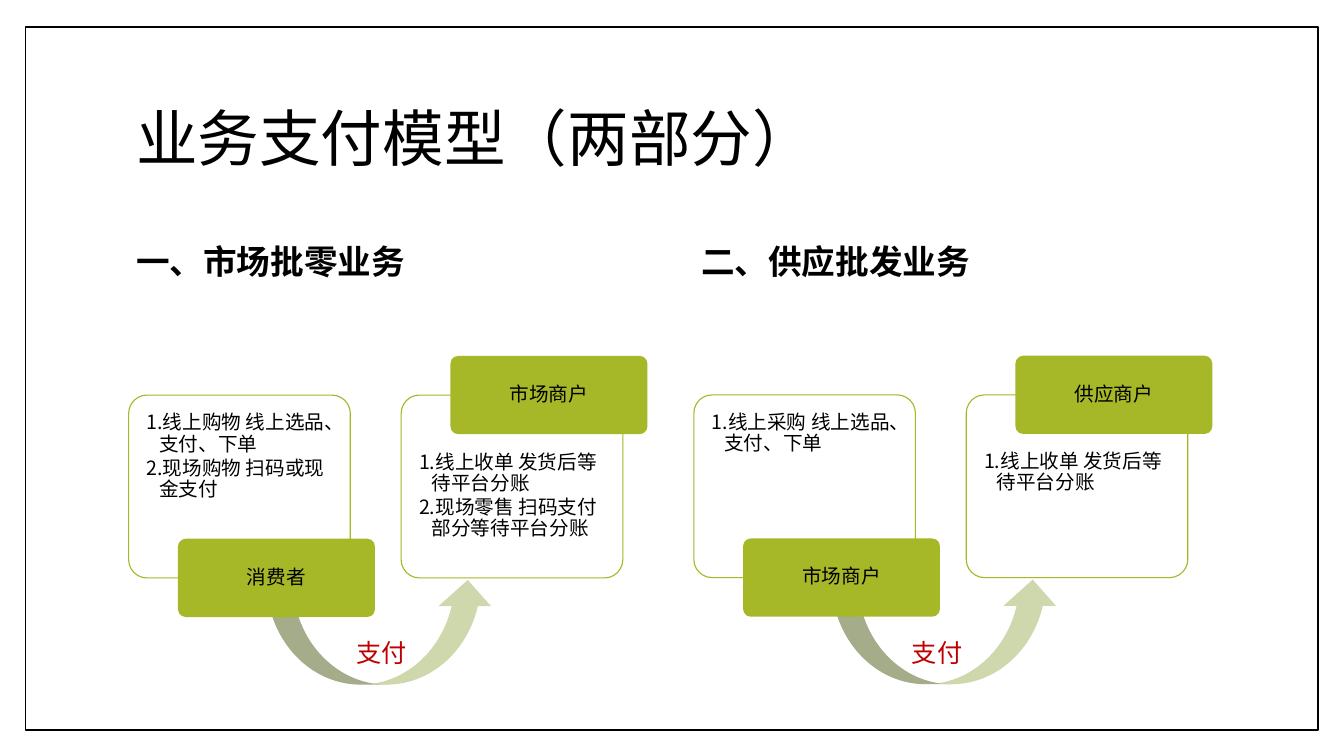
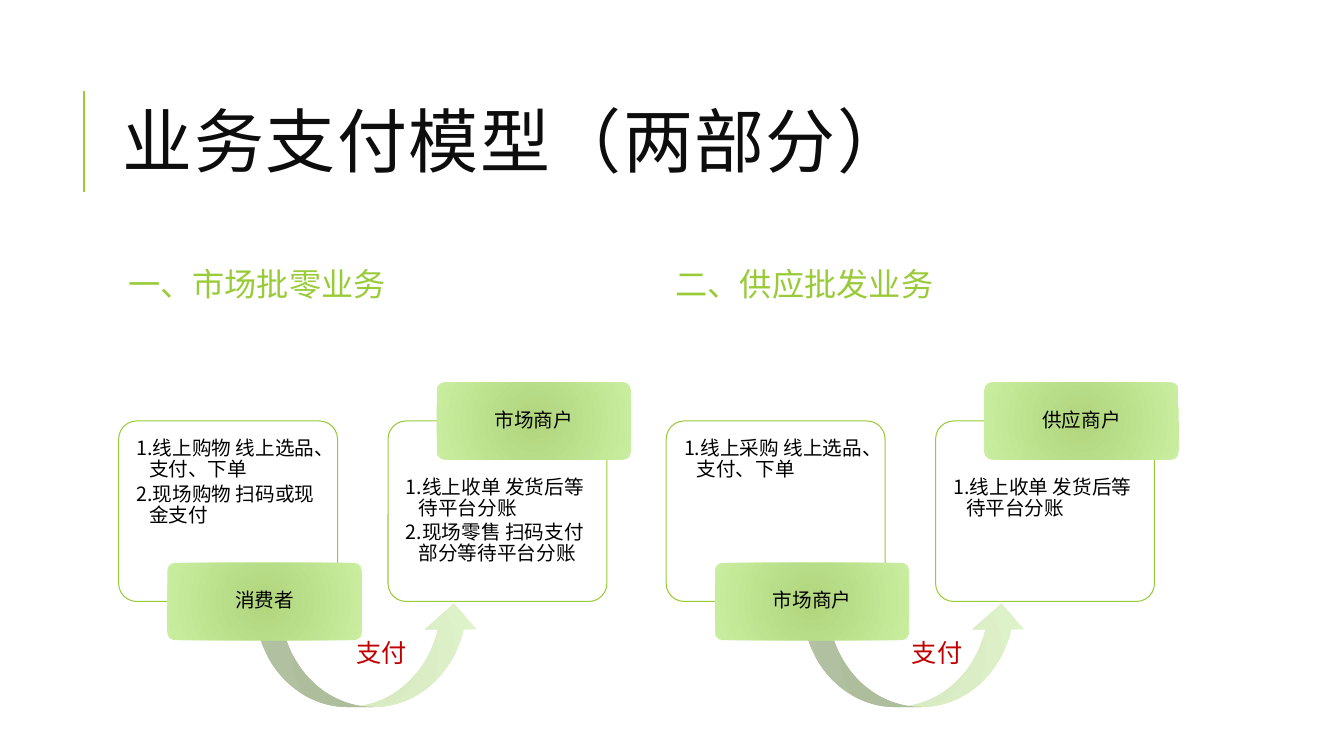
Before and after one commit to jzgi/chainsmart, a slide deck: slide 24 of Docs/品链供销.pptx. Drawn at 1344x756 pixels with LibreOffice and Linux fonts; fonts in the diff are those of the drawing. Boxes give left, top, right and bottom in pixels: in the first picture for what was removed or moved away, otherwise in the second. Text is boxed around its words. In the diff, an @@ line names an element or a change of style, - is before the commit and + after.

```diff
--- a/Docs/品链供销.pptx
+++ b/Docs/品链供销.pptx
@@ rectangle removed at [25, 27, 1318, 730] @@
@@ title "业务支付模型（两部分）": place and size @@
-title "业务支付模型（两部分）" at [136, 108, 814, 167]
+title "业务支付模型（两部分）" at [123, 107, 907, 174]
@@ title "业务支付模型（两部分）" at [123, 107, 907, 174]: size 44 to 50 pt, text colour #000000 to #0D0D0D, letter spacing 0 to 1 pt; line spacing 0.9 to 0.8 @@
@@ line added from (84, 192) to (84, 91), #99CB38 1.5 pt @@
@@ text "一、市场批零业务": place and size @@
-text "一、市场批零业务" at [136, 245, 405, 278]
+text "一、市场批零业务" at [128, 269, 386, 299]
@@ text "一、市场批零业务" at [128, 269, 386, 299]: size 24 to 23 pt, font Cabin to Calibri, text colour #000000 to #99CB38, bold off @@
@@ text "二、供应批发业务" at [676, 269, 934, 299]: size 24 to 23 pt, font Cabin to Calibri, text colour #000000 to #99CB38, bold off @@
@@ text "二、供应批发业务": place and size @@
-text "二、供应批发业务" at [701, 245, 970, 277]
+text "二、供应批发业务" at [676, 269, 934, 299]
@@ 2 texts, 2 rounded rectangles: place and size @@
-2 texts, 2 rounded rectangles at [401, 356, 647, 578]
+2 texts, 2 rounded rectangles at [388, 382, 631, 602]
@@ 3 texts, 3 rounded rectangles: place and size @@
-3 texts, 3 rounded rectangles at [694, 356, 1212, 617]
+3 texts, 3 rounded rectangles at [666, 382, 1179, 640]
@@ fill #A6B727 to gradient #B0D57D to #CAEEA0 in 4 elements at [167, 563, 362, 640], [437, 382, 631, 460], [715, 563, 909, 640], [984, 382, 1179, 460] @@
@@ 2 texts, 2 rounded rectangles, 1 curved up arrow: place and size @@
-2 texts, 2 rounded rectangles, 1 curved up arrow at [129, 395, 494, 685]
+2 texts, 2 rounded rectangles, 1 curved up arrow at [119, 421, 479, 708]
@@ outline #A6B727 0.79 pt to #99CB38 0.75 pt in 4 elements at [119, 421, 338, 602], [388, 421, 607, 602], [666, 421, 885, 602], [936, 421, 1154, 602] @@
@@ rounded rectangle: place and size @@
-rounded rectangle at [967, 395, 1189, 578]
+rounded rectangle at [936, 421, 1154, 602]
@@ text "市场商户": place and size @@
-text "市场商户" at [802, 566, 880, 585]
+text "市场商户" at [773, 590, 851, 609]
@@ curved up arrow at [254, 604, 479, 708]: fill #D0D8AD to gradient #D4E7BF to #E1F4CC @@
@@ curved up arrow at [803, 604, 1027, 708]: fill #D0D8AD to gradient #D4E7BF to #E1F4CC @@
@@ curved up arrow: place and size @@
-curved up arrow at [832, 580, 1060, 685]
+curved up arrow at [803, 604, 1027, 708]
```
Also in this commit, not shown: 27 other slides changed, 28 other files.
